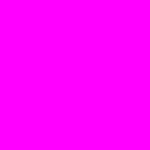
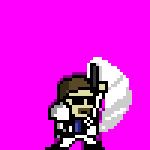
Layered file, before and after one edit (150×150). Changes by layer:
added group "Uppercut" with 3 layers above "Dodge" over <box>45,57,132,150</box>
added layer "3" (1st of 2, in "Uppercut") in group "Uppercut" over <box>45,57,132,150</box>
hid group "Basic Attack" (4 layers) over <box>51,72,132,150</box>
showed group "Idle" (2 layers) over <box>45,72,108,150</box>
showed "Idle 1" over <box>48,72,105,150</box>
